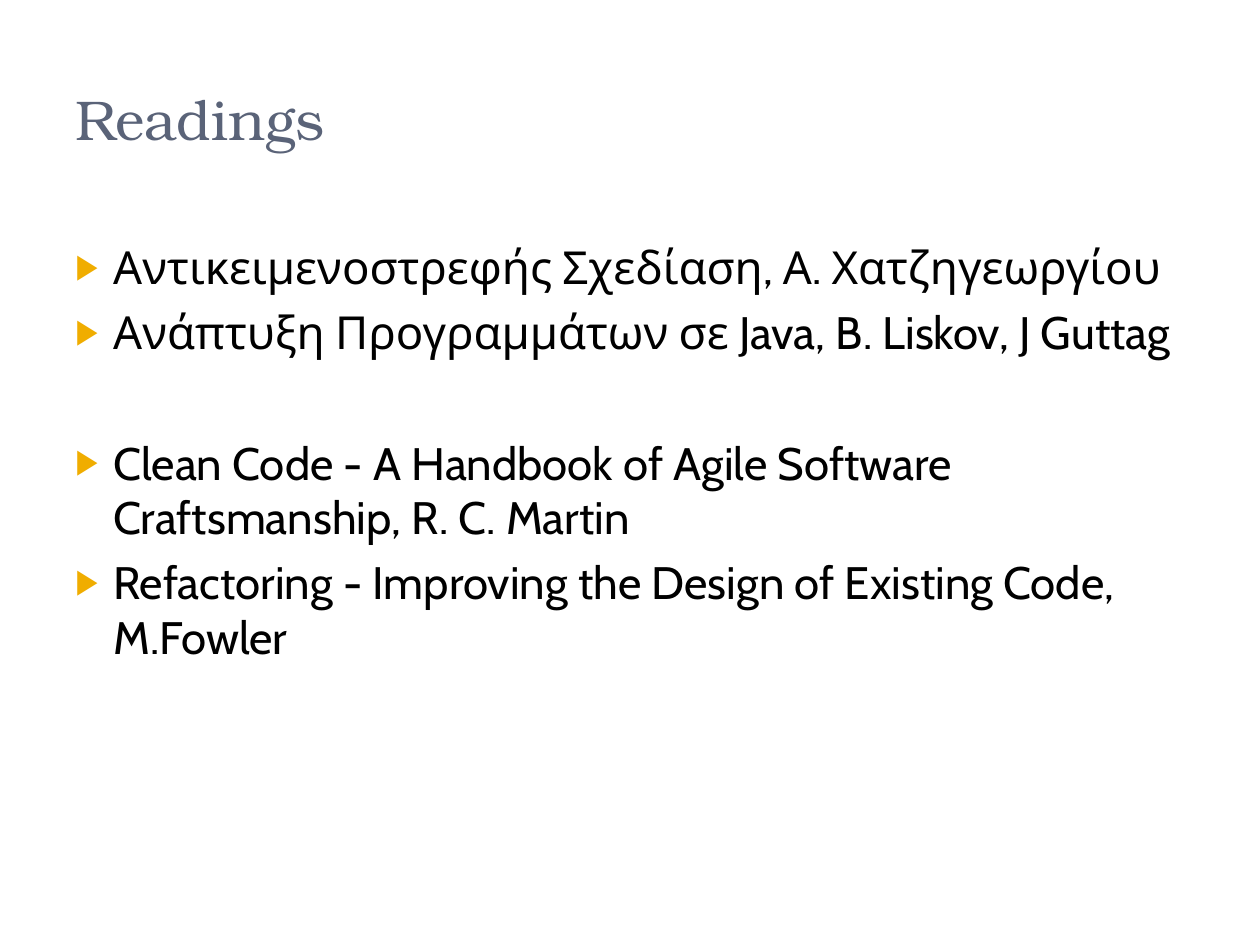
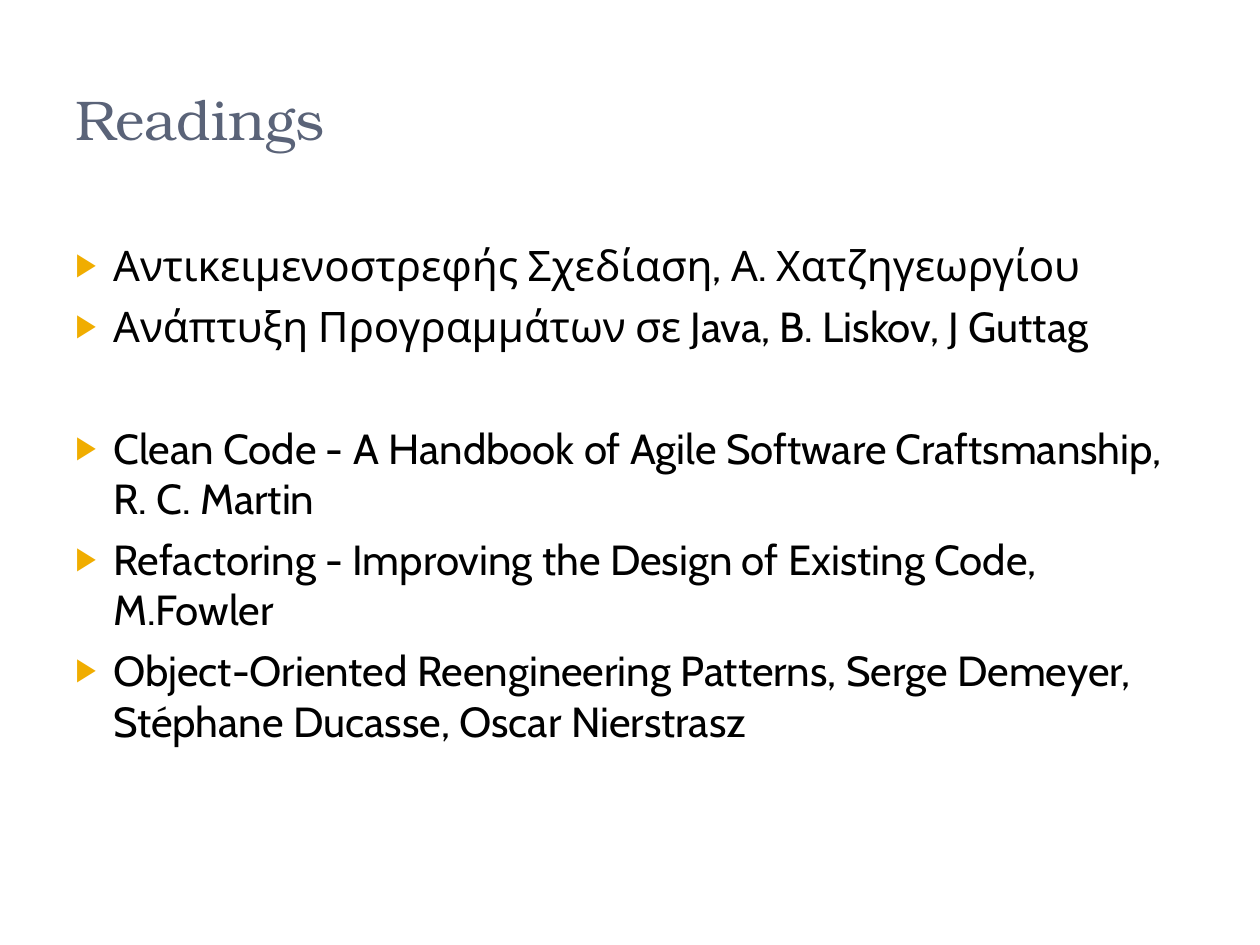
Before and after one commit to zarras/mye004-slides, a slide deck: slide 5 of soft-dev-2-intro.pptx. Drawn at 1260x945 pixels with LibreOffice and Linux fonts; fonts in the diff are those of the drawing. Boxes give left, top, right and bottom in pixels: in the first picture for what was removed or moved away, otherwise in the second. Text is boxed around its words. In the diff, an @@ line names an element or a change of style, - is before the commit and + after.

```diff
--- a/soft-dev-2-intro.pptx
+++ b/soft-dev-2-intro.pptx
@@ text at box(113, 247, 1162, 626): size 26 to 24 pt in "Αντικειμενοστρεφής Σχεδίαση, Α. Χατζηγεωργίου", "Ανάπτυξη Προγραμμάτων σε Java, B. Liskov, J ...", "Clean Code - A Handbook of Agile ...", "Refactoring - Improving the Design of Existing ..." @@
@@ text at box(113, 654, 1131, 747): paragraph added @@
+▶ Object-Oriented Reengineering Patterns, Serge Demeyer, Stéphane Ducasse, Oscar Nierstrasz
```
Also in this commit, not shown: 2 other slides changed, 1 other file.
